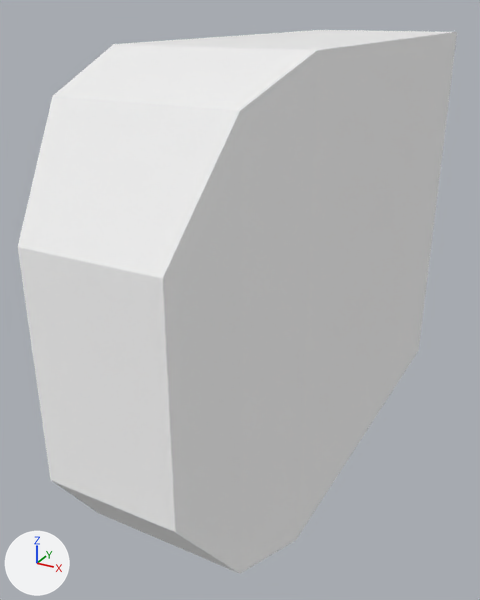
A saved change to the glTF model assets/meshes/tombstone_2.glb.
Rendered twice from a 50 mm lens placed at (1.27, -4.08, 1.12), pointed at (-0.14, -1.51, -0.16). Arrows for +X, +Y and +Z are at lower left; the lights stay in place. The picture after the commit comes second. Where no turn or scale is listed for an object, it has been applied to the vertices.
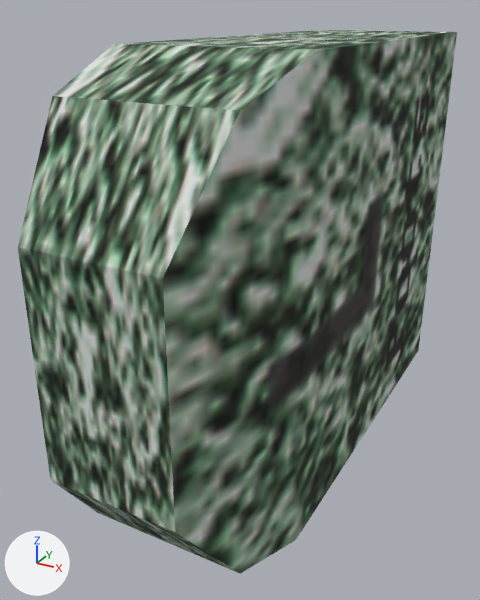
Boxes [x1, y1, x2, y2] around the edits, measured in the pictures (480 x 600 px):
'Plane', surface changed (darker)
    both: [18, 30, 457, 573]

What the commit changed:
Picture 'stone3' (img_stone3) is new.
Picture 'stone3_engrave' (img_stone3_engrave) is new.
In material 'tombstone2_engraved' (mat_tombstone2_engraved), base_color is no longer (1.0, 1.0, 1.0), white #ffffff.
In material 'tombstone2_engraved' (mat_tombstone2_engraved), metallic goes from 1.0 to 0.0.
In material 'tombstone2_engraved' (mat_tombstone2_engraved), texture is now set to img_stone3_engrave.
In material 'tombstone2' (mat_tombstone2), base_color is no longer (1.0, 1.0, 1.0), white #ffffff.
In material 'tombstone2' (mat_tombstone2), metallic goes from 1.0 to 0.0.
In material 'tombstone2' (mat_tombstone2), texture is now set to img_stone3.
